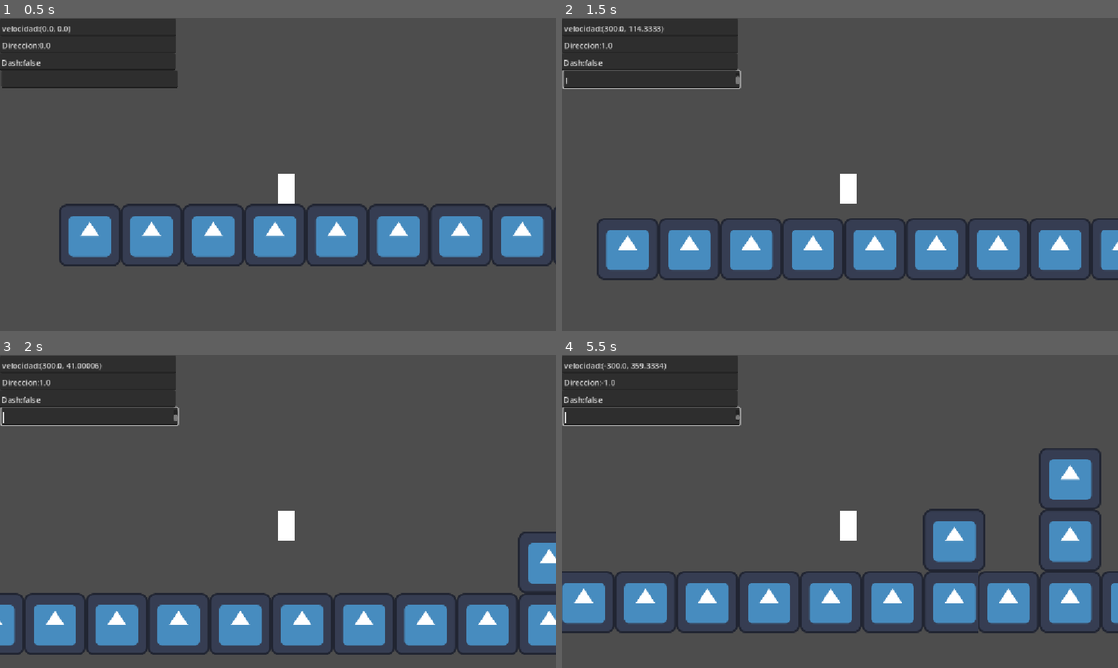
Above: before the commit, frames 1-4 (two rows, left to right).
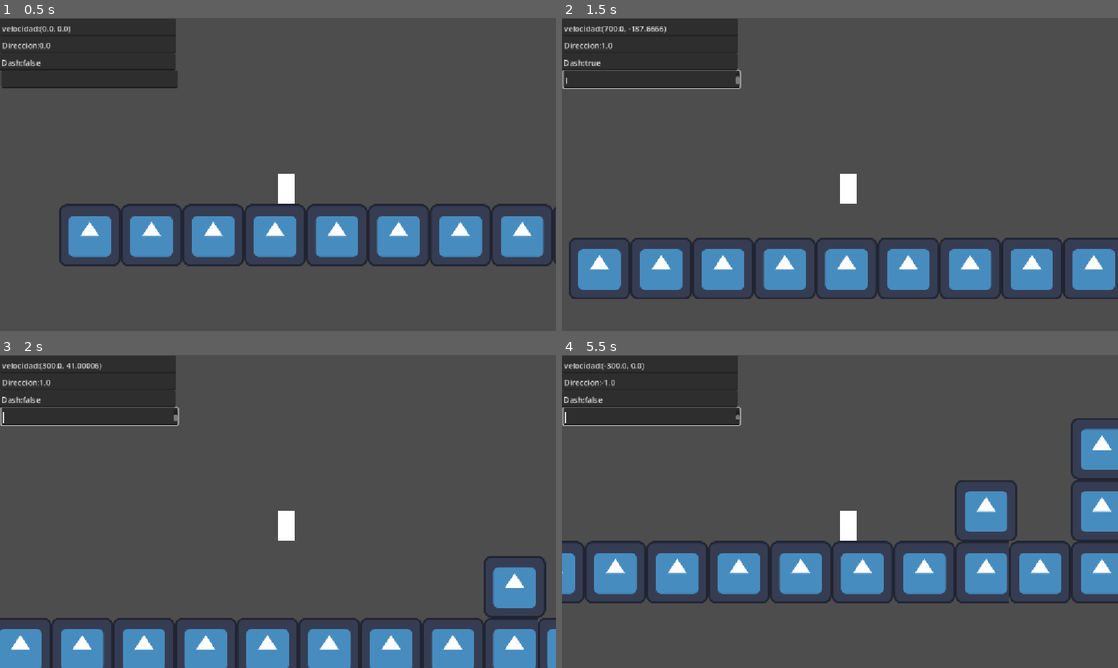
Above: after the commit, the same moments.

Repository: BenjaminLiras/LasAventurasDeGustavo-Liras-Orgnero-Buhler-Cantale
Game: Godot game, scene res://pizo nivel si.tscn
Same seed, same stepped clock (60 frames per second), same inputs: the game is played once before the commit and once after it. The engine's default icon, where the game draws it, is replaced by a stand-in: a white triangle on a blue panel in a dark square.
Inputs (mouse positions are in pixels of both pictures, inside the frame that each line leads up to):
- Up to frame 1 (0.5 s): no input
- Up to frame 2 (1.5 s): click (650, 80) at 0.52 s; type "Alex" at 0.6 s; tap Enter (ui_accept) at 1.25 s; hold Right (ui_right) from 1.28 s (still down); tap L (dash) at 1.35 s
- Up to frame 3 (2 s): keep holding Right (ui_right); tap Enter (ui_accept) at 1.52 s
- Up to frame 4 (5.5 s): tap L (dash) every 0.75 s from 2.1 to 5.1 s; tap Enter (ui_accept) at 2.27, 3.77, 4.52, 5.27 s; release Right (ui_right) at 2.78 s; hold Left (ui_left) 2.78-3.53 s; hold Right (ui_right) 3.53-5.03 s; hold Left (ui_left) from 5.03 s (still down)

Frame 1 is identical in both runs. In frame 2, 15% of the frame differs, in the area x 1-100%, y 2-90%; in frame 3, 18%; in frame 4, 24%, in the area x 0-100%, y 2-89%.

Commit message:
dash basico funcionando

Diff:
--- a/las-aventuras-de-gustavo/gustavo.gd
+++ b/las-aventuras-de-gustavo/gustavo.gd
@@ -3,44 +3,51 @@
 
 const SPEED = 300.0
 const JUMP_VELOCITY = -400.0
+const DASH_DURATION = 0.15
+
 var doubleSalto = true
-var direction
+var direction: float = 0.0
 var dashActivo = false
+var dashEnCooldown = false
 
 
 func _physics_process(delta: float) -> void:
-	# Add the gravity.
 	if not is_on_floor():
 		velocity += get_gravity() * delta
-	# Handle jump.
+
 	if Input.is_action_just_pressed("ui_accept") and is_on_floor():
 		velocity.y = JUMP_VELOCITY
 	elif Input.is_action_just_pressed("ui_accept") and !is_on_floor() and doubleSalto:
 		velocity.y = JUMP_VELOCITY
 		doubleSalto = false
+
 	if is_on_floor() and !Input.is_action_just_pressed("ui_accept"):
 		doubleSalto = true
+
 	direction = Input.get_axis("ui_left", "ui_right")
+
+	if Input.is_action_just_pressed("dash") and !dashActivo and !dashEnCooldown:
+		dash()
+
 	if !dashActivo:
 		if direction:
 			velocity.x = direction * SPEED
 		else:
 			velocity.x = move_toward(velocity.x, 0, SPEED)
-	if Input.is_action_just_pressed("dash"):
-		dash()
+
 	move_and_slide()
 	Global.setVelocidad(velocity)
 	Global.setDireccion(direction)
 	Global.setDash(dashActivo)
 
 
-
-
-
 func dash() -> void:
-	if !dashActivo:
-		velocity.x = velocity.x + 150
-		dashActivo = true
-	await get_tree().create_timer(3)
+	if dashActivo or dashEnCooldown:
+		return
+	dashActivo = true
+	dashEnCooldown = true
+	velocity.x = direction * 700.0
+	await get_tree().create_timer(DASH_DURATION).timeout
 	dashActivo = false
-	velocity = Vector2.ZERO
+	await get_tree().create_timer(0.2).timeout
+	dashEnCooldown = false
